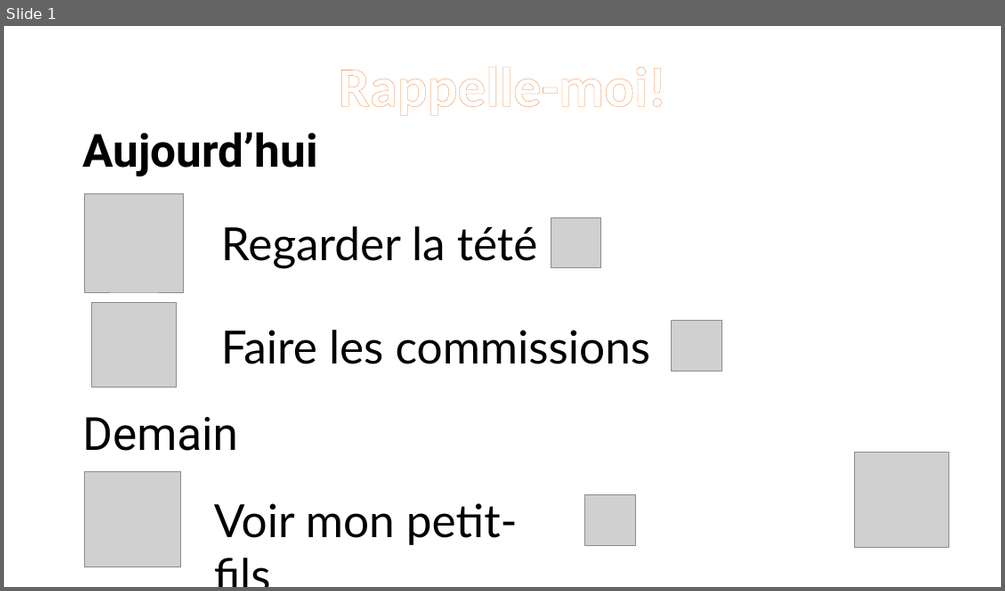
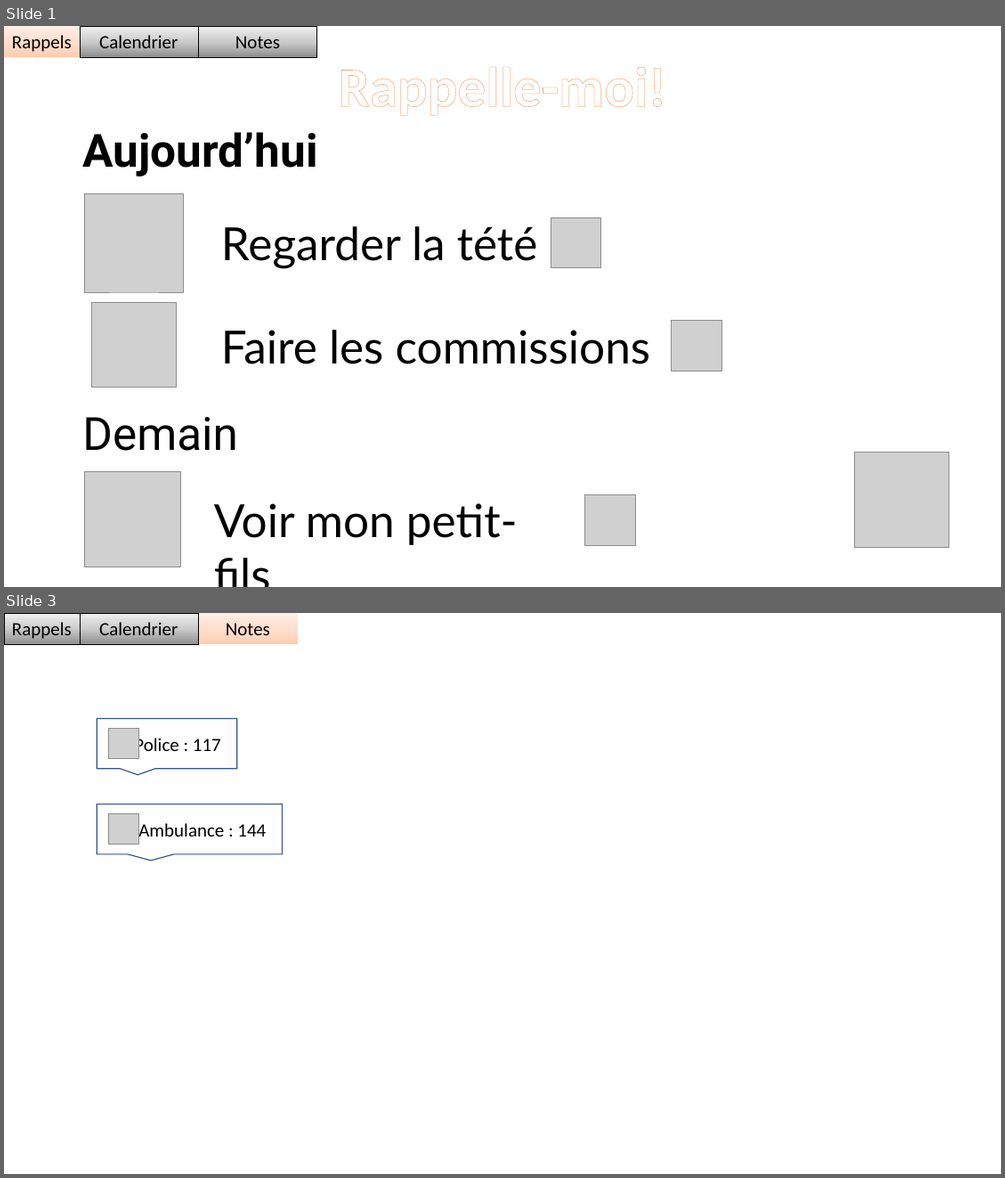
Before and after one commit to Ikewolf77/IHM_Projet, a slide deck: Design/Design.pptx. Shown one above the other, each under a label of ours: slide 1 before the commit, slides 1 and 3 after it; the slides between them are not shown. The pictures are 1005x591 and 1005x1178 pixels, drawn with LibreOffice and Linux fonts; fonts in the diff are those of the drawing; grey boxes stand for pictures. Boxes give left, top, right and bottom in pixels: in the first picture for what was removed or moved away, otherwise in the second. Text is boxed around its words. In the diff, an @@ line names an element or a change of style, - is before the commit and + after.

```diff
--- a/Design/Design.pptx
+++ b/Design/Design.pptx
@@ slide 3 added at bbox=[4, 613, 1001, 1174], background #FFFFFF @@
@@ rectangle added at bbox=[4, 613, 80, 644], fill gradient #909090 to #CCCCCC to #F2F2F2, outline #000000 0.25 pt, 18 pt, text #000000 @@
+Rappels
@@ rectangle added at bbox=[80, 613, 198, 644], fill gradient #909090 to #CCCCCC to #F2F2F2, outline #000000 0.25 pt, 18 pt, text #000000 @@
+Calendrier
@@ rectangle added at bbox=[198, 613, 297, 644], fill gradient #FFCEB3 to #FFDFCF to #FFEFE7, 18 pt, text #000000 @@
+Notes
@@ speech box added at bbox=[97, 718, 237, 769], fill #FFFFFF, outline #325491 1 pt, 18 pt, text #000000 @@
+Police : 117
@@ picture added at bbox=[108, 728, 138, 758] @@
@@ speech box added at bbox=[97, 804, 283, 854], fill #FFFFFF, outline #325491 1 pt, 18 pt, text #000000 @@
+Ambulance : 144
@@ picture added at bbox=[108, 814, 138, 844] @@
@@ slide 1 changed as well @@
@@ rectangle added at bbox=[4, 26, 80, 57], fill gradient #FFCEB3 to #FFDFCF to #FFEFE7, 18 pt, text #000000 @@
+Rappels
@@ rectangle added at bbox=[80, 26, 198, 57], fill gradient #909090 to #CCCCCC to #F2F2F2, outline #000000 0.25 pt, 18 pt, text #000000 @@
+Calendrier
@@ rectangle added at bbox=[198, 26, 316, 57], fill gradient #909090 to #CCCCCC to #F2F2F2, outline #000000 0.25 pt, 18 pt, text #000000 @@
+Notes
```
Also in this commit, not shown: 1 other slide added.
